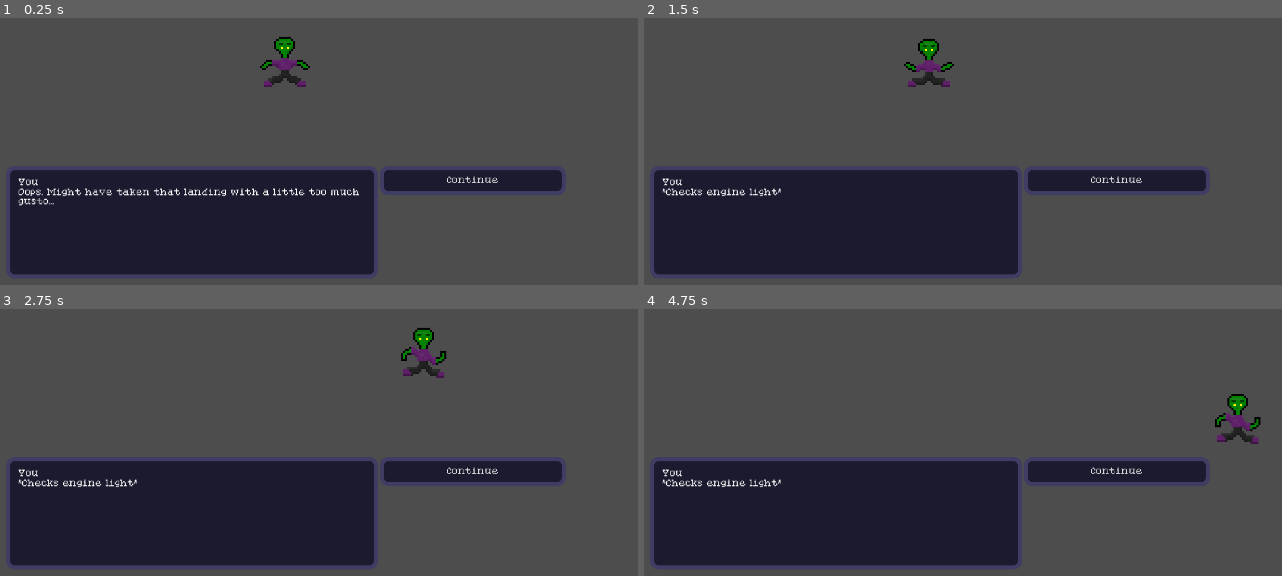
Above: before the commit, frames 1-4 (two rows, left to right).
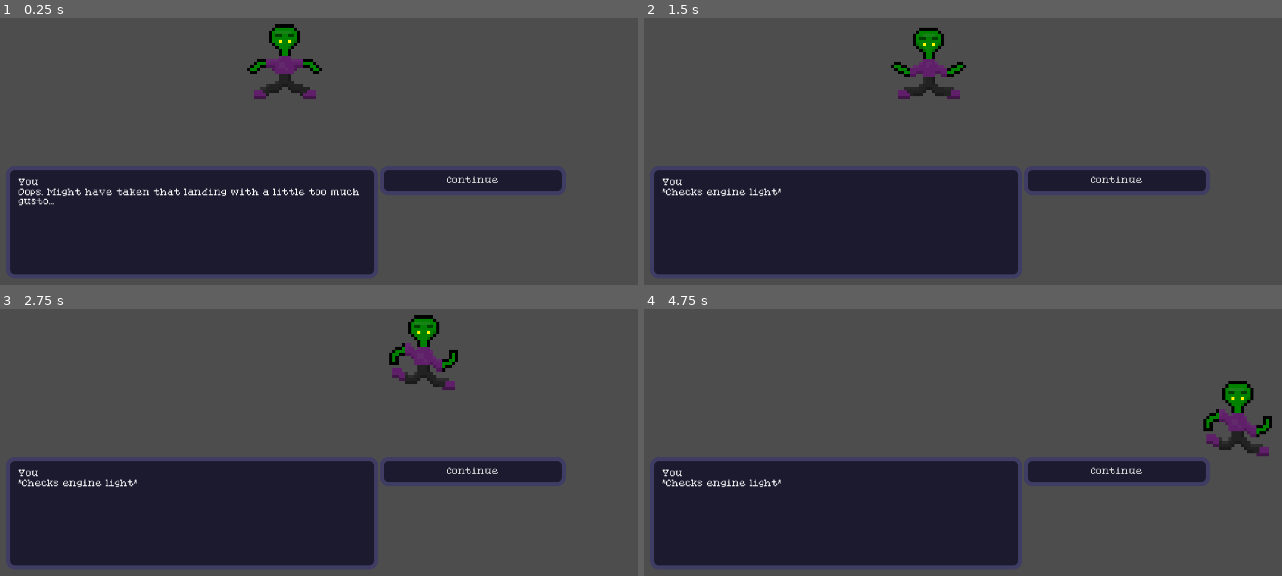
Above: after the commit, the same moments.

Repository: shadraps/language-game
Game: Godot game, scene res://scenes/levels/game_intro.tscn
Two runs of this game, one before a commit and one after it. Both use one fixed random seed, a clock stepped at 60 frames per second and the inputs below.
Inputs:
- Up to frame 1 (0.25 s): no input
- Up to frame 2 (1.5 s): click "Continue" at 0.5 s; click "Continue" at 1.25 s
- Up to frame 3 (2.75 s): tap Enter (ui_accept) at 2, 2.27 s; hold D (right) from 2.03 s (still down); hold E (interact) from 2.03 s (still down)
- Up to frame 4 (4.75 s): release D (right) at 2.78 s; release E (interact) at 2.78 s; hold Down (down) 2.78-3.53 s; tap E (interact) at 2.85, 4.35 s; tap Enter (ui_accept) at 3.02, 4.52 s; hold D (right) 3.53-4.28 s; hold E (interact) 3.53-4.28 s; hold Up (up) from 4.28 s (still down)

The runs differ from the first frame. In frame 1, 1.2% of the frame differs, in the area x 38-51%, y 2-31%; in frame 2, 1.2%; in frame 3, 1.3%; in frame 4, 1.3%, in the area x 87-99%, y 26-56%.

Commit message:
update walk animation and increase player size

Diff:
--- a/language-game/nodes/player.tscn
+++ b/language-game/nodes/player.tscn
@@ -7,7 +7,7 @@
 [ext_resource type="Script" uid="uid://kt181oaa4jnr" path="res://scripts/player/states/state_walk.gd" id="5_7lbay"]
 
 [sub_resource type="CircleShape2D" id="CircleShape2D_3se44"]
-radius = 13.038404
+radius = 18.217573
 
 [sub_resource type="CircleShape2D" id="CircleShape2D_3jdc4"]
 radius = 24.0
@@ -79,6 +79,7 @@
 
 [node name="Sprite2D" type="Sprite2D" parent="." unique_id=1998450899]
 position = Vector2(0, -4)
+scale = Vector2(1.5, 1.5)
 texture = ExtResource("2_7lbay")
 hframes = 8
 vframes = 2
Binary file changed: language-game/sprites/characters/alien_guy_animations.png
Not shown, added: language-game/sprites/characters/alien_guy_animations.png.pxo
